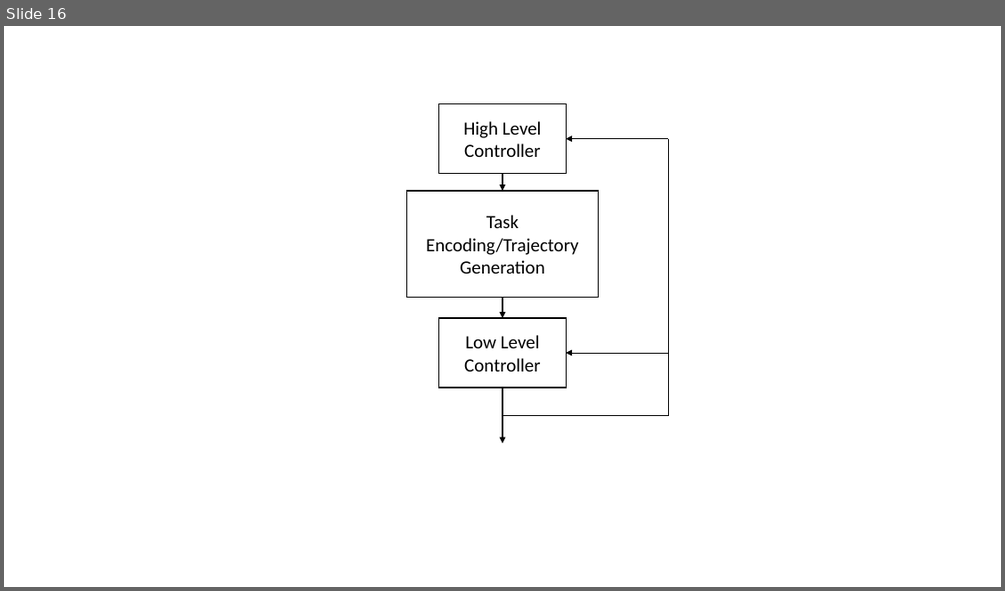
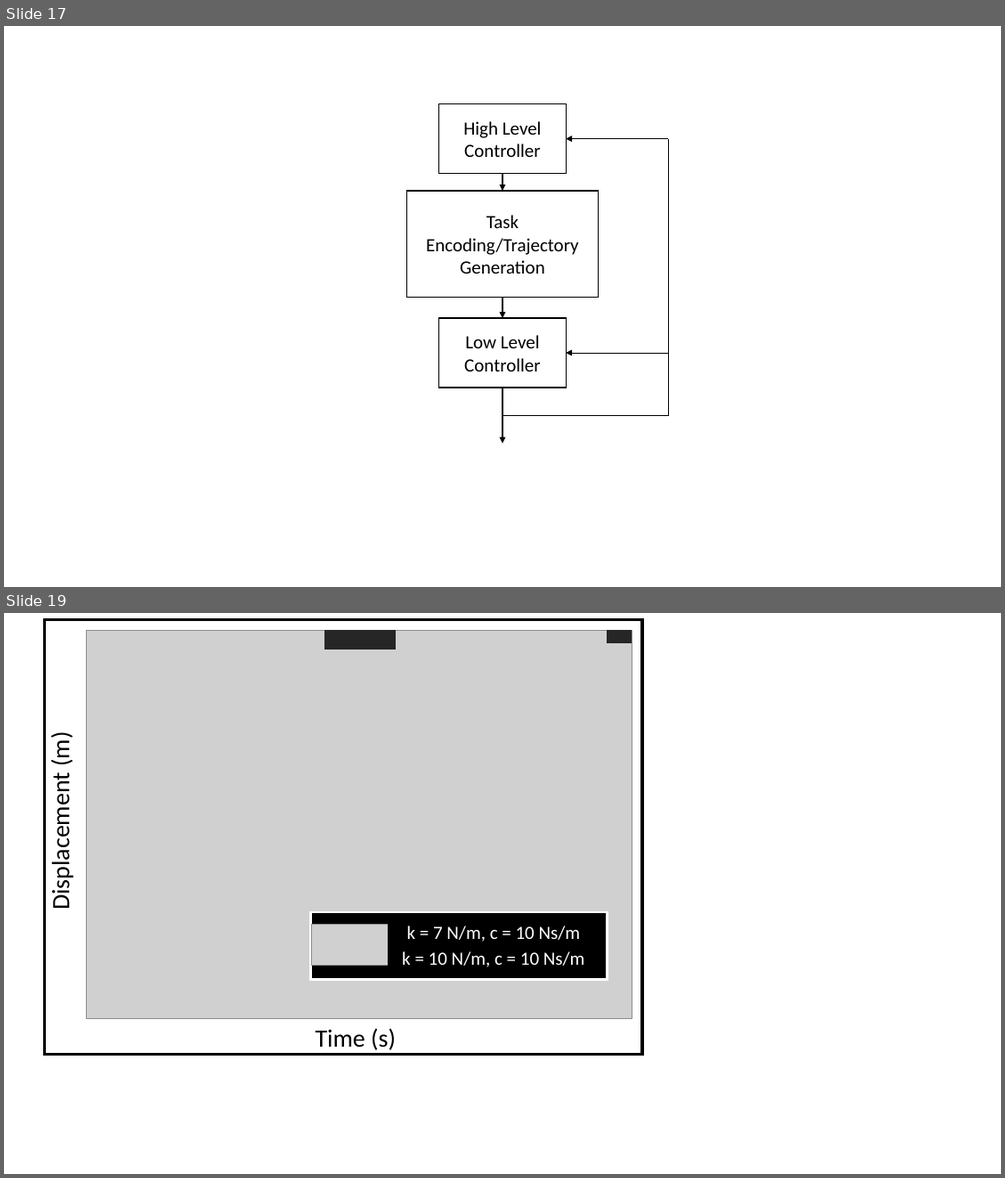
Before and after one commit to adammetcalf/PhD, a slide deck: Modelling/MyPAM Modelling.pptx. Shown one above the other, each under a label of ours: slide 16 before the commit, slides 17 and 19 after it; the slides between them are not shown. The pictures are 1005x591 and 1005x1178 pixels, drawn with LibreOffice and Linux fonts; fonts in the diff are those of the drawing; grey boxes stand for pictures. Boxes give left, top, right and bottom in pixels: in the first picture for what was removed or moved away, otherwise in the second. Text is boxed around its words. In the diff, an @@ line names an element or a change of style, - is before the commit and + after.

```diff
--- a/Modelling/MyPAM Modelling.pptx
+++ b/Modelling/MyPAM Modelling.pptx
@@ slide 19 added at box(4, 613, 1001, 1174), background #FFFFFF @@
@@ rectangle added at box(44, 620, 642, 1054), outline #000000 3 pt @@
@@ picture added at box(86, 631, 632, 1018) @@
@@ rectangle added at box(324, 631, 395, 649), fill #262626, outline #262626 1 pt @@
@@ rectangle added at box(607, 631, 631, 643), fill #262626, outline #262626 1 pt @@
@@ text added at box(46, 734, 76, 906), 24 pt, text #000000 @@
+Displacement (m)
@@ group added at box(310, 912, 607, 979): 3 rectangles, 1 picture @@
+k = 7 N/m, c = 10 Ns/m
+k = 10 N/m, c = 10 Ns/m
@@ text added at box(316, 1028, 396, 1050), 24 pt, text #000000 @@
+Time (s)
@@ what was slide 16 is now slide 17 @@
```
Also in this commit, not shown: 3 slides changed, 2 other slides added, 3 other files.
